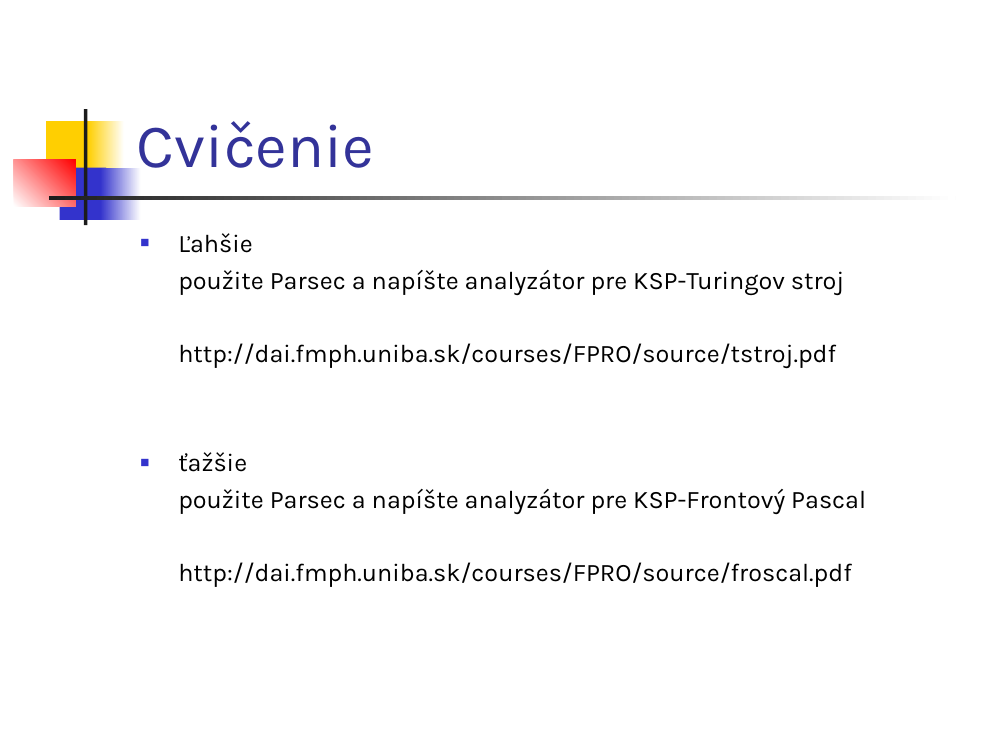
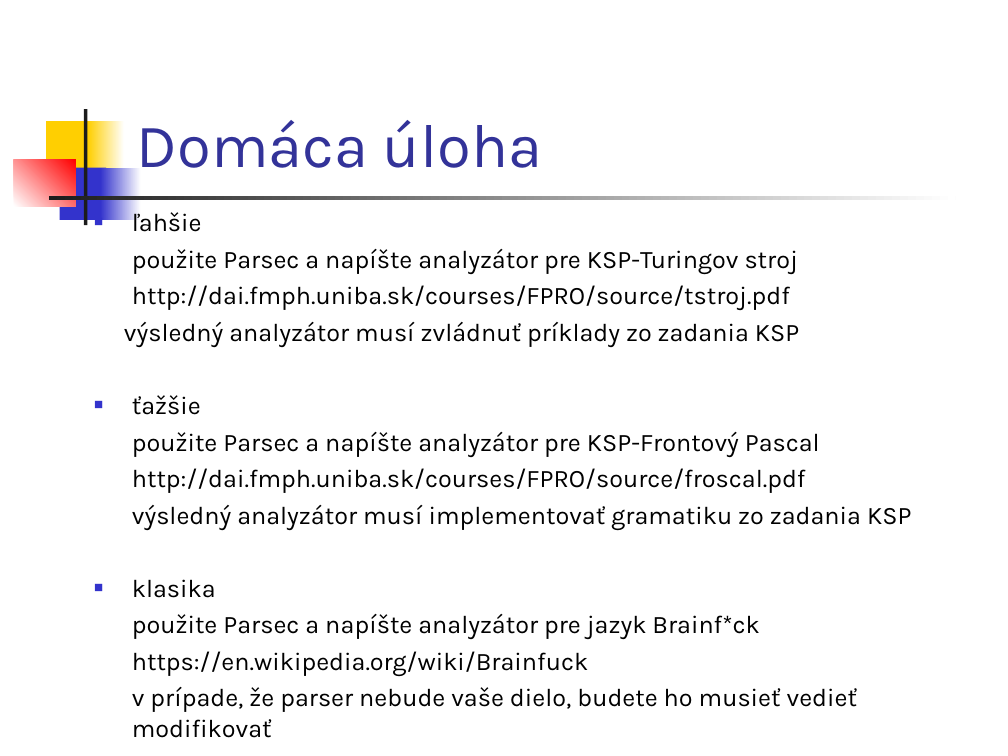
Before and after one commit to Funkcionalne/Prednasky, a slide deck: slide 27 of 10/10_fpro.ppt. Drawn at 1008x756 pixels with LibreOffice and Linux fonts; fonts in the diff are those of the drawing. Boxes give left, top, right and bottom in pixels: in the first picture for what was removed or moved away, otherwise in the second. Text is boxed around its words. In the diff, an @@ line names an element or a change of style, - is before the commit and + after.

```diff
--- a/10/10_fpro.ppt
+++ b/10/10_fpro.ppt
@@ title at bbox=[137, 120, 542, 168]: text changed @@
-Cvičenie
+Domáca úloha
@@ text "ľahšie": place and size @@
-text "ľahšie" at bbox=[178, 233, 866, 587]
+text "ľahšie" at bbox=[124, 209, 911, 738]
@@ text at bbox=[132, 209, 202, 232]: text changed @@
-■ Ľahšie
+■ ľahšie
@@ text at bbox=[124, 322, 799, 347]: paragraph added @@
+výsledný analyzátor musí zvládnuť príklady zo zadania KSP
@@ text at bbox=[132, 505, 911, 738]: paragraphs added @@
+výsledný analyzátor musí implementovať gramatiku zo zadania KSP
+■ klasika
+použite Parsec a napíšte analyzátor pre jazyk Brainf*ck
+https://en.wikipedia.org/wiki/Brainfuck
+v prípade, že parser nebude vaše dielo, budete ho musieť vedieť modifikovať
```
Also in this commit, not shown: 1 other file.
